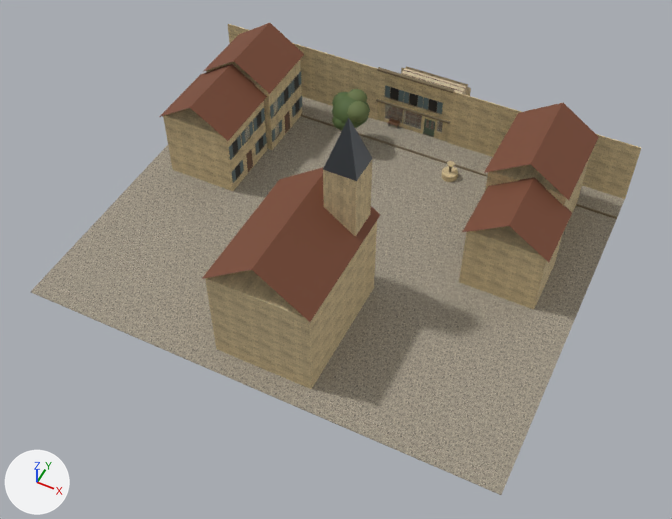
The glTF model games/deux-tabliers/assets/modeles/shell_village.glb: old version first, new version second.
Rendered twice from a camera (50 mm lens) standing at (33.9, -83.2, 63.3) and looking at (9.8, -35.0, 3.1). The lights are fixed; the arrows at lower left show +X, +Y and +Z. The older version comes first.

The first picture shows 'shell_village', 'shell_village_street'.
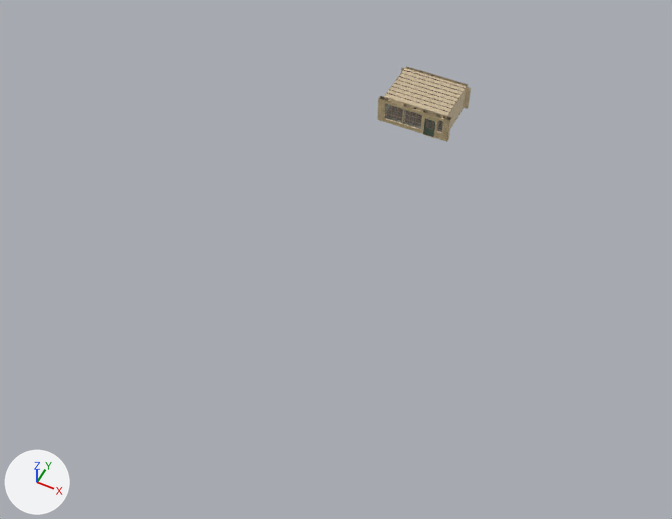
The change, as a list of edits to the scene's bpy script:
```text
Remove ob_shell_village_street:
    ob_shell_village_street = bpy.data.objects.new('shell_village_street', me_shell_village_street)
    ob_shell_village_street.location = (0.0, 0.0, 0.0)
```

Changed parts and their boxes [x1, y1, x2, y2] in the pictures (672 x 519 px):
'shell_village_street', deleted (brown)
    before: [31, 23, 641, 495]
    faces in mat_street_paving: [31, 96, 625, 495]
    faces in mat_street_stone: [163, 24, 641, 389]
    faces in mat_street_atlas: [160, 23, 617, 322]
    faces in mat_shell_beams: [246, 111, 400, 172]
